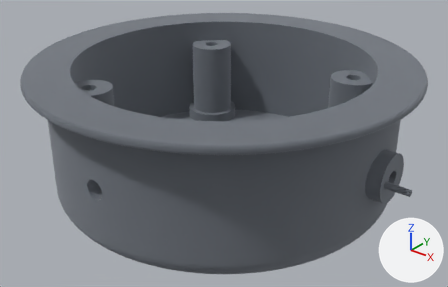
An edit to the glTF model docs/models/cup.glb, drawn before and after from the same camera.
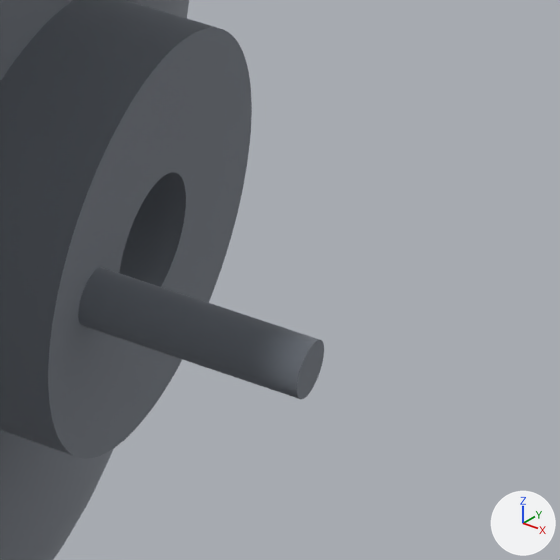
Each version is shown whole from a 50 mm lens placed at (96.5, -120.7, 87.0), pointed at (1.4, -1.8, 13.2), then close up on the part from 84% to 98% of the width and 52% to 75% of the height. Lighting does not change. The marker at lower right points along +X, +Y and +Z. The first two pictures are the older version. Where no turn or scale is listed for an object, it has been applied to the vertices. Vertices at exactly the same position are counted once.

The first close-up shows 'cup'.
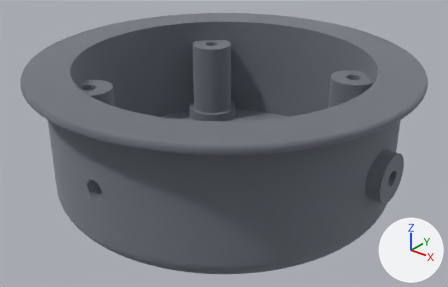
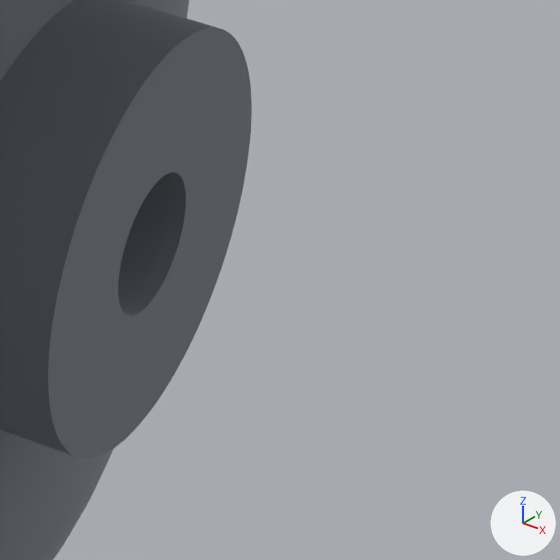
The change in detail:
me_cup is used by ob_cup; location (0.0, 0.0, 0.0).
me_cup had 17991 vertices, 36078 faces and spanned x -55.0..55.0, y -50.8..50.8, z 0.0..36.0.
me_cup now has 17487 vertices, 35070 faces and spans x -50.8..50.8, y -50.8..50.8, z 0.0..36.0.
me_cup part 1: 252 vertices removed from x 49.0..55.0, y -4.4..-2.8, z 17.2..18.8.
Other edits to the shape of me_cup do not show in these pictures.

Where the change shows, as pixel boxes [x1, y1, x2, y2] in the close-ups (560 x 560 px):
'cup', reshaped
    before: [0, 0, 324, 560]
    after: [0, 0, 252, 560]
part 1 of me_cup, deleted
    before: [48, 170, 324, 443]
